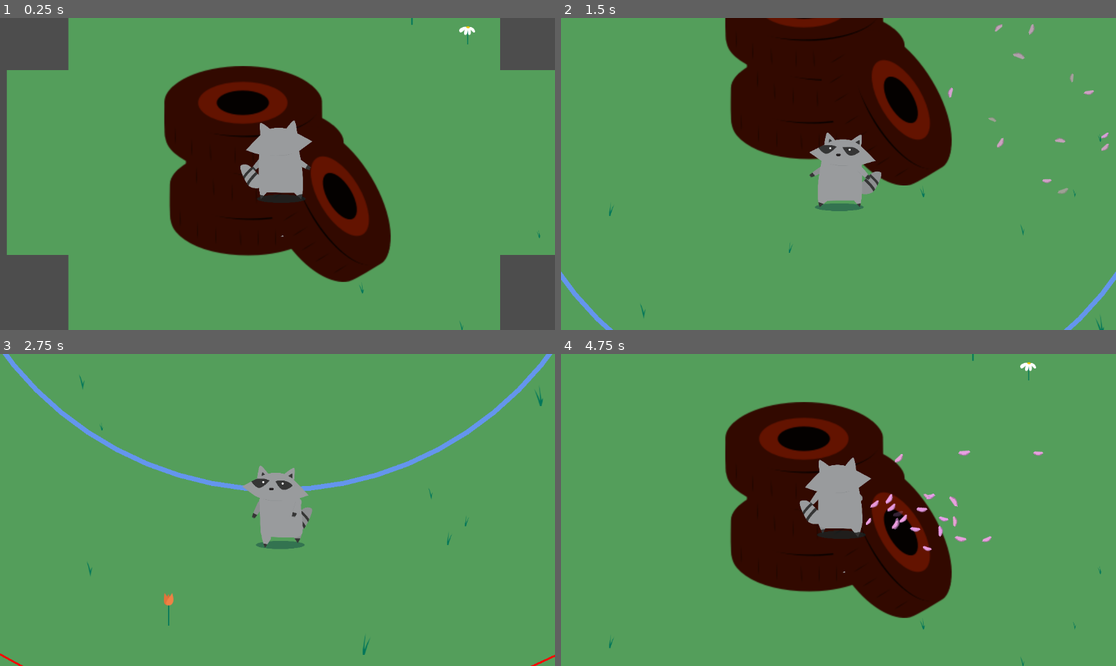
Above: before the commit, frames 1-4 (two rows, left to right).
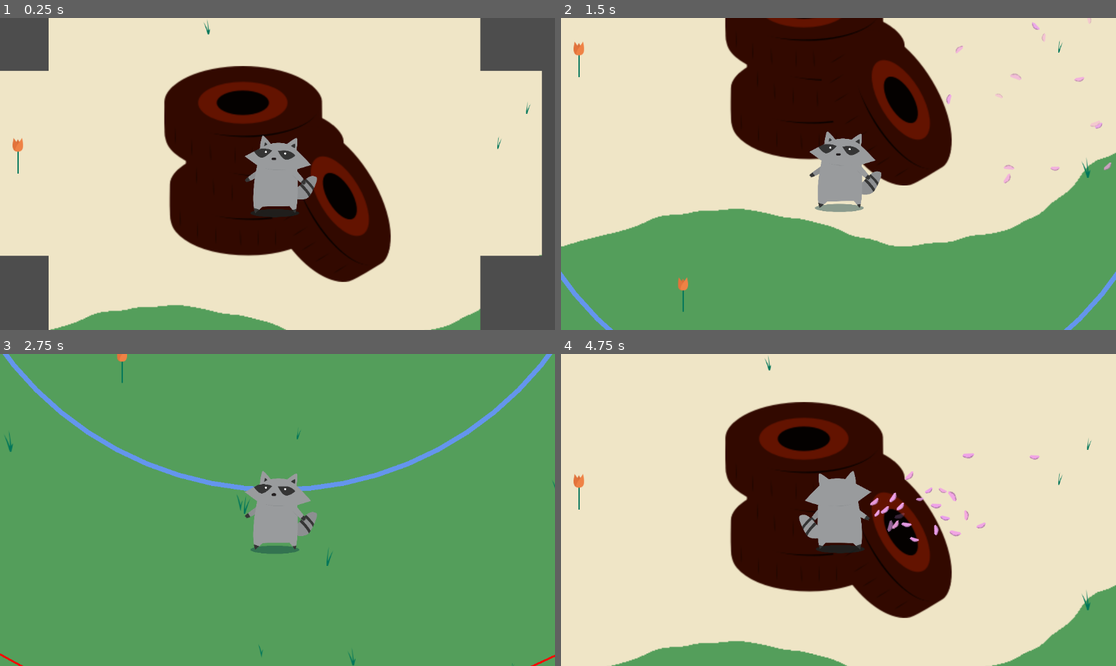
Above: after the commit, the same moments.

Repository: Lu-ni/upsi-jam-6
Game: Godot game, scene res://scenes/World.tscn
The game is run twice, just before and just after one commit, with the same random seed, the same clock (stepped at 60 frames per second) and the same inputs. The engine's default icon, where the game draws it, is replaced by a stand-in: a white triangle on a blue panel in a dark square.
Inputs (mouse positions are in pixels of both pictures, inside the frame that each line leads up to):
- Up to frame 1 (0.25 s): no input
- Up to frame 2 (1.5 s): tap Enter at 0.5 s; move the mouse to (960, 158) at 0.52 s; hold Right (shop_right) 0.53-1.28 s; tap E (petals) at 0.6 s; tap Down (shop_buy) at 0.77 s; move the mouse to (727, 189) at 1.27 s; hold S (ui_down) from 1.28 s (still down); tap O at 1.35 s
- Up to frame 3 (2.75 s): tap Down (shop_buy) at 1.52 s; move the mouse to (333, 441) at 2.02 s; release S (ui_down) at 2.03 s; hold Right (shop_right) from 2.03 s (still down); tap P at 2.1 s
- Up to frame 4 (4.75 s): move the mouse to (810, 572) at 2.77 s; release Right (shop_right) at 2.78 s; hold W (ui_up) 2.78-3.53 s; tap X at 2.85 s; tap Down (shop_buy) at 3.02, 3.77, 4.52 s; move the mouse to (1005, 556) at 3.52 s; hold Left (shop_left) from 3.53 s (still down); tap R at 3.6 s; move the mouse to (672, 463) at 4.27 s; tap E (petals) at 4.35 s

The runs differ from the first frame. In frame 1, 72% of the frame differs, in the area x 0-100%, y 0-100%; in frame 2, 48%; in frame 3, 1.6%; in frame 4, 77%.

Commit message:
add idle animation

Diff:
--- a/scenes/Player.tscn
+++ b/scenes/Player.tscn
@@ -40,6 +40,30 @@
 [sub_resource type="RectangleShape2D" id="RectangleShape2D_mdl7e"]
 size = Vector2(75, 76)
 
+[sub_resource type="AtlasTexture" id="AtlasTexture_61ith"]
+atlas = ExtResource("4_mdl7e")
+region = Rect2(2414, 0, 1207, 1200)
+
+[sub_resource type="AtlasTexture" id="AtlasTexture_ebwui"]
+atlas = ExtResource("4_mdl7e")
+region = Rect2(4828, 2400, 1207, 1200)
+
+[sub_resource type="AtlasTexture" id="AtlasTexture_sfy4j"]
+atlas = ExtResource("4_mdl7e")
+region = Rect2(2414, 1200, 1207, 1200)
+
+[sub_resource type="AtlasTexture" id="AtlasTexture_d3wef"]
+atlas = ExtResource("4_mdl7e")
+region = Rect2(0, 3600, 1207, 1200)
+
+[sub_resource type="AtlasTexture" id="AtlasTexture_o4126"]
+atlas = ExtResource("4_mdl7e")
+region = Rect2(2414, 3600, 1207, 1200)
+
+[sub_resource type="AtlasTexture" id="AtlasTexture_jfpux"]
+atlas = ExtResource("4_mdl7e")
+region = Rect2(1207, 3600, 1207, 1200)
+
 [sub_resource type="AtlasTexture" id="AtlasTexture_mdl7e"]
 atlas = ExtResource("4_mdl7e")
 region = Rect2(0, 0, 1199, 1300)
@@ -89,6 +113,54 @@
 "frames": [],
 "loop": true,
 "name": &"default",
+"speed": 5.0
+}, {
+"frames": [{
+"duration": 1.0,
+"texture": SubResource("AtlasTexture_61ith")
+}],
+"loop": true,
+"name": &"idle_down",
+"speed": 5.0
+}, {
+"frames": [{
+"duration": 1.0,
+"texture": SubResource("AtlasTexture_ebwui")
+}],
+"loop": true,
+"name": &"idle_side",
+"speed": 5.0
+}, {
+"frames": [{
+"duration": 1.0,
+"texture": SubResource("AtlasTexture_sfy4j")
+}],
+"loop": true,
+"name": &"idle_up",
+"speed": 5.0
+}, {
+"frames": [{
+"duration": 1.0,
+"texture": SubResource("AtlasTexture_d3wef")
+}],
+"loop": true,
+"name": &"swim_down",
+"speed": 5.0
+}, {
+"frames": [{
+"duration": 1.0,
+"texture": SubResource("AtlasTexture_o4126")
+}],
+"loop": true,
+"name": &"swim_side",
+"speed": 5.0
+}, {
+"frames": [{
+"duration": 1.0,
+"texture": SubResource("AtlasTexture_jfpux")
+}],
+"loop": true,
+"name": &"swim_up",
 "speed": 5.0
 }, {
 "frames": [{
@@ -165,4 +237,4 @@
 [node name="AnimatedSprite2D" type="AnimatedSprite2D" parent="." unique_id=33095273]
 scale = Vector2(0.1, 0.1)
 sprite_frames = SubResource("SpriteFrames_qu4a1")
-animation = &"walk_up"
+animation = &"idle_up"
--- a/scenes/World.tscn
+++ b/scenes/World.tscn
@@ -29,3 +29,4 @@
 
 [node name="FogOfWar" type="CanvasLayer" parent="." unique_id=1543546890]
 script = ExtResource("6_hlk0d")
+fog_color = Color(1, 1, 1, 1)
--- a/scripts/ChunkManager.gd
+++ b/scripts/ChunkManager.gd
@@ -194,9 +194,7 @@
 	return get_biome_at(player.global_position)
 
 func _noise_to_biome(v: float) -> String:
-	if v < 0.38: return "ocean"
-	if v < 0.49: return "sand"
-	if v < 0.88: return "grass"
+	if v <= 0.40: return "ocean"
 	return "grass"
 
 func get_chunk_size() -> int:
--- a/scripts/fog_of_war.gd
+++ b/scripts/fog_of_war.gd
@@ -8,7 +8,7 @@
 #  Configuration
 # ─────────────────────────────────────────
 
-@export var fog_color     : Color = Color(0.0, 0.0, 0.0, 1)
+@export var fog_color     : Color = Color(0.874, 0.671, 0.78, 1.0)
 @export var edge_softness : float = 0.5  # in chunks
 
 # ─────────────────────────────────────────
--- a/scripts/player.gd
+++ b/scripts/player.gd
@@ -5,10 +5,18 @@
 @export var squish_amount: float = 0.005
 
 var last_direction: Vector2 = Vector2.DOWN
-var bob_time: float = 0.0
+var bob_time: float = false
 
 func _ready() -> void:
 	PlayerManager.player = self
+	PlayerManager.biome_in.connect(_toggle_swimming)
+
+var is_swimming : bool = false
+func _toggle_swimming(biome : String):
+	if biome == "ocean":
+		is_swimming = true
+	else:
+		is_swimming = false
 
 func _input(event):
 	if event is InputEventKey and event.pressed and not event.echo:
@@ -20,17 +28,26 @@
 func _physics_process(delta):
 	var direction = Input.get_vector("ui_left", "ui_right", "ui_up", "ui_down")
 
-	if direction != Vector2.ZERO:
+	if direction != Vector2.ZERO and not is_swimming:
 		direction = direction.normalized()
 		last_direction = direction
 		play_animation("walk", direction)
 		bob_time += delta * squish_frequency
 		var squish = abs(sin(bob_time)) * squish_amount
 		$AnimatedSprite2D.scale.y = 0.1 - squish
+	elif direction != Vector2.ZERO and is_swimming:
+		direction = direction.normalized()
+		last_direction = direction
+		play_animation("swim", direction)
+		bob_time += delta * squish_frequency
+		var squish = abs(sin(bob_time)) * squish_amount
+		$AnimatedSprite2D.scale.y = 0.1 - 2 * squish
 	else:
-		#play_animation("idle", last_direction)
-		bob_time = 0.0
-		$AnimatedSprite2D.scale.y = lerp($AnimatedSprite2D.scale.y, 0.1, 0.08)
+		play_animation("idle", last_direction)
+		bob_time += delta * squish_frequency
+		var squish = abs(sin(bob_time)) * squish_amount
+		$AnimatedSprite2D.scale.y = 0.1 - squish/3
+		#$AnimatedSprite2D.scale.y = lerp($AnimatedSprite2D.scale.y, 0.1, 0.08)
 
 	velocity = direction * speed
 	move_and_slide()
